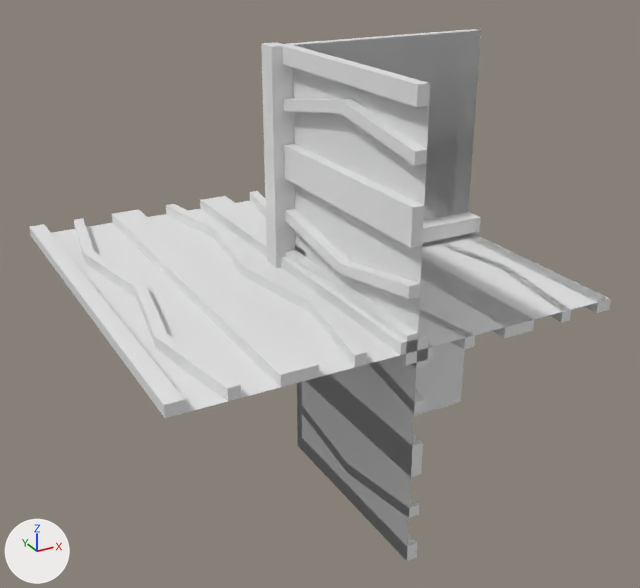
An edit to the OBJ model Data/bmc/tiles/t_147.obj, drawn before and after from the same camera.
The view is the same before and after, from a 50 mm lens placed at (-0.881, -1.721, 0.772), pointed at (0.037, -0.052, -0.063). Every picture has the same lights, and +X, +Y and +Z are marked at lower left. Where no turn or scale is listed for an object, it has been applied to the vertices.

Before the edit, the objects in view are built like this:
```python
me_t_147 = bpy.data.meshes.new('t_147')
me_t_147.from_pydata(...)  # 388 vertices, 767 faces; spans x -0.5..0.5, y -0.5..0.5, z -0.5..0.5
ob_t_147 = bpy.data.objects.new('t_147', me_t_147)
ob_t_147.location = (0.0, 0.0, 0.0)
```
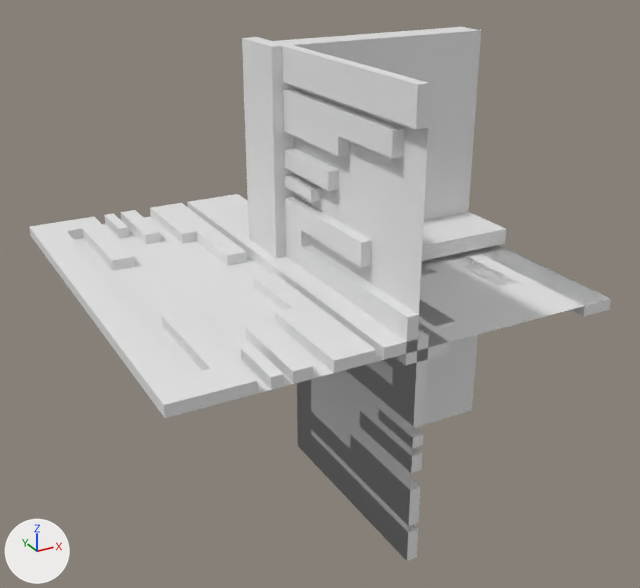
What differs and where, as boxes (x1, y1, x2, y2) in the pictures (640 x 588 px; the box of a moved part takes in the faces that stretch with it):
't_147', reshaped
    before: (29, 29, 611, 561)
    after: (29, 27, 611, 561)
part 1 of me_t_147, added
    after: (284, 149, 339, 191)
part 2 of me_t_147, added
    after: (378, 410, 423, 449)
part 3 of me_t_147, added
    after: (284, 174, 322, 202)
part 4 of me_t_147, added
    after: (360, 411, 422, 473)
part 5 of me_t_147, added
    after: (104, 213, 129, 238)
part 6 of me_t_147, added
    after: (241, 345, 284, 390)
part 7 of me_t_147, added
    after: (120, 210, 161, 244)
part 8 of me_t_147, added
    after: (246, 323, 313, 384)
part 9 of me_t_147, rebuilt
    before: (250, 191, 475, 349)
    after: (419, 300, 454, 326)
part 10 of me_t_147, rebuilt (51% narrower, 61% shorter)
    before: (166, 204, 367, 367)
    after: (150, 203, 247, 266)
part 11 of me_t_147, rebuilt
    before: (421, 257, 534, 338)
    after: (421, 265, 438, 276)
part 12 of me_t_147, rebuilt (11% narrower)
    before: (297, 401, 420, 518)
    after: (311, 412, 420, 526)
part 13 of me_t_147, rebuilt (16% narrower)
    before: (283, 98, 427, 166)
    after: (283, 89, 404, 158)
part 14 of me_t_147, added
    after: (253, 272, 376, 373)
part 15 of me_t_147, deleted
    before: (306, 374, 423, 477)
part 16 of me_t_147, deleted
    before: (284, 144, 424, 247)
part 17 of me_t_147, moved or reshaped
    before: (30, 29, 611, 561)
    after: (30, 27, 611, 561)

The change in detail:
me_t_147 is used by ob_t_147; location (0.0, 0.0, 0.0).
me_t_147 had 388 vertices, 767 faces and spanned x -0.5..0.5, y -0.5..0.5, z -0.5..0.5.
me_t_147 now has 340 vertices, 623 faces and spans x -0.5..0.5, y -0.5..0.5, z -0.5..0.5.
me_t_147 part 1: a new loose piece, a box spanning x -0.025..0.0, y -0.2..0.0, z 0.237..0.277.
me_t_147 part 2: a new loose piece, a box spanning x 0.0..0.025, y -0.5..-0.374, z -0.218..-0.193.
me_t_147 part 3: a new loose piece, a box spanning x -0.025..0.0, y -0.126..0.0, z 0.193..0.218.
me_t_147 part 4: a new loose piece, a box spanning x 0.0..0.025, y -0.5..-0.3, z -0.277..-0.237.
me_t_147 part 5: a new loose piece, a box spanning x -0.307..-0.282, y 0.374..0.5, z 0.0..0.025.
me_t_147 part 6: a new loose piece, a box spanning x -0.307..-0.282, y -0.5..-0.374, z 0.0..0.025.
me_t_147 part 7: a new loose piece, a box spanning x -0.263..-0.223, y 0.3..0.5, z 0.0..0.025.
me_t_147 part 8: a new loose piece, a box spanning x -0.263..-0.223, y -0.5..-0.3, z 0.0..0.025.
me_t_147 part 9: the loose piece of 38 vertices spanning x 0.071..0.138, y -0.5..0.5, z -0.025..0.025 is rebuilt with 25 vertices and now spans x 0.092..0.182, y -0.429..0.429, z -0.025..0.025.
me_t_147 part 10: the loose piece of 36 vertices spanning x -0.138..-0.071, y -0.5..0.5, z 0.0..0.025 is rebuilt with 14 vertices and now spans x -0.182..-0.092, y 0.071..0.5, z 0.0..0.025.
me_t_147 part 11: the loose piece of 21 vertices spanning x 0.213..0.287, y -0.5..0.5, z -0.025..0.025 is rebuilt with 14 vertices and now spans x 0.223..0.263, y -0.2..0.2, z -0.025..0.025.
me_t_147 part 12: the loose piece of 20 vertices spanning x 0.0..0.025, y -0.5..0.0, z -0.429..-0.362 is rebuilt with 14 vertices and now spans x 0.0..0.025, y -0.5..-0.071, z -0.408..-0.318.
me_t_147 part 13: the loose piece of 20 vertices spanning x -0.025..0.0, y -0.5..0.0, z 0.363..0.429 is rebuilt with 14 vertices and now spans x -0.025..0.0, y -0.429..0.0, z 0.318..0.408.
me_t_147 part 14: a new loose piece of 14 vertices spanning x -0.182..-0.092, y -0.5..-0.071, z 0.0..0.025.
me_t_147 part 15: the loose piece of 12 vertices spanning x 0.0..0.025, y -0.5..0.0, z -0.287..-0.212 is deleted.
me_t_147 part 16: the loose piece of 12 vertices spanning x -0.025..0.0, y -0.5..0.0, z 0.213..0.288 is deleted.
me_t_147 part 17: 192 vertices removed from x -0.463..0.5, y -0.5..0.5, z -0.5..0.5; 130 vertices added at x -0.425..0.5, y -0.5..0.5, z -0.5..0.5.
